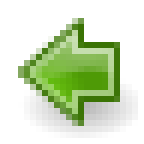
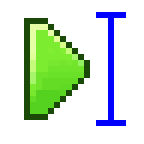
Before/after of a w=144, h=144 layered artwork. What changed in the layer stack:
hid "previous" (1st of 2) over [18, 18, 138, 138]
added layer "play cursor" above "play" over [24, 12, 126, 126]
